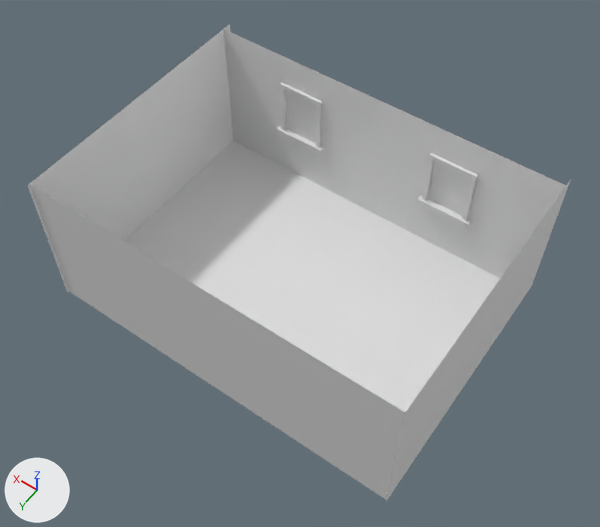
What one commit did to the Blender file SpeedShell/Assets/Blender Assets/HOUSE LEVEL.blend.
The view is the same before and after, from a camera (50 mm lens) standing at (-136.0, 185.0, 313.0) and looking at (-7.0, 5.0, 29.0). The axes (+X, +Y, +Z) are drawn at lower left. The lights are the same throughout.
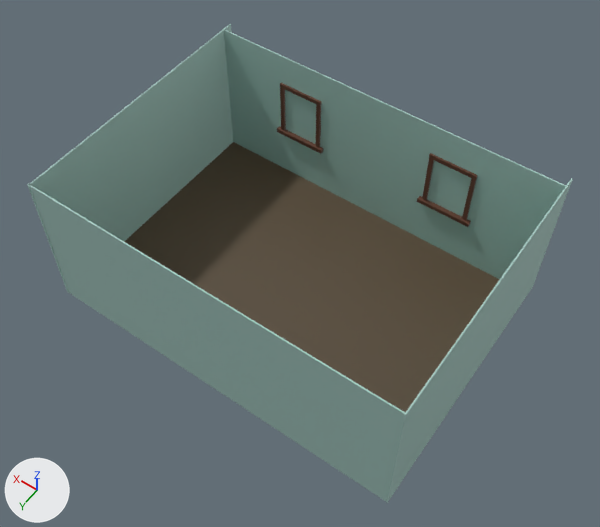
Diff of the bpy script that builds the scene:
```diff
--- a/SpeedShell/Assets/Blender Assets/HOUSE LEVEL.blend.py
+++ b/SpeedShell/Assets/Blender Assets/HOUSE LEVEL.blend.py
@@ me_plane_009 @@
 # used by ob_plane_009; location = (-2.6, -0.1, -0.6); scale = (87.1, 61.5, 61.5)
-me_plane_009.from_pydata(...)  # 4 vertices, 1 face; spans x -1.0..1.0, y -1.0..1.0, z 0.0
+me_plane_009.from_pydata(...)  # 8 vertices, 6 faces; spans x -1.0..1.0, y -1.0..1.0, z -0.01..0.0
+# me_plane_009 part 1: 1 face spanning x -1.0..1.0, y -1.0..1.0, z 0.0 switches from no material to mat_material_005 (brown #5a4b37)
+me_plane_009.materials.append(mat_material_005)  # brown #5a4b37
@@ me_plane_008 @@
 # used by ob_plane_008; location = (84.2, -1.8, 35.2); rotation_euler = (1.571, 0.0, 1.571), in degrees (90, 0, 90); scale = (64.4, 36.1, 61.5)
 # verts and faces of me_plane_008; kept vertices keep their numbers, new ones are numbered from 4
-me_plane_008.from_pydata(...)  # 4 vertices, 1 face; spans x -1.0..1.0, y -1.0..1.0, z 0.0
+me_plane_008.from_pydata(...)  # 8 vertices, 6 faces; spans x -1.0..1.0, y -1.0..1.0, z -0.01..0.0
+# me_plane_008 part 2
+for new, old in zip([*range(4, 8)], [*range(0, 4)]): verts[new] = verts[old] + (0.0, 0.0, -0.01)
+faces += [(4, 6, 7, 5), (0, 2, 6, 4), (0, 4, 5, 1), (1, 5, 7, 3), (2, 3, 7, 6)]
+# me_plane_008 part 3: 1 face spanning x -1.0..1.0, y -1.0..1.0, z 0.0 switches from no material to mat_material_004 (cyan #a6cac2)
+me_plane_008.materials.append(mat_material_004)  # cyan #a6cac2
@@ me_plane_007 @@
 # used by ob_plane_007; location = (-89.8, -1.8, 35.2); rotation_euler = (1.571, 0.0, 1.571), in degrees (90, 0, 90); scale = (64.4, 36.1, 61.5)
 # verts and faces of me_plane_007; kept vertices keep their numbers, new ones are numbered from 4
-me_plane_007.from_pydata(...)  # 4 vertices, 1 face; spans x -1.0..1.0, y -1.0..1.0, z 0.0
+me_plane_007.from_pydata(...)  # 8 vertices, 6 faces; spans x -1.0..1.0, y -1.0..1.0, z -0.01..0.0
+# me_plane_007 part 4
+for new, old in zip([*range(4, 8)], [*range(0, 4)]): verts[new] = verts[old] + (0.0, 0.0, -0.01)
+faces += [(4, 6, 7, 5), (0, 2, 6, 4), (0, 4, 5, 1), (1, 5, 7, 3), (2, 3, 7, 6)]
+# me_plane_007 part 5: 1 face spanning x -1.0..1.0, y -1.0..1.0, z 0.0 switches from no material to mat_material_003 (cyan #a6cac2)
+me_plane_007.materials.append(mat_material_003)  # cyan #a6cac2
@@ me_plane_006 @@
 # used by ob_plane_006; location = (-2.6, 61.7, 35.2); rotation_euler = (1.571, 0.0, 0.0), in degrees (90, 0, 0); scale = (87.1, 36.1, 61.5)
 # verts and faces of me_plane_006; kept vertices keep their numbers, new ones are numbered from 4
-me_plane_006.from_pydata(...)  # 4 vertices, 1 face; spans x -1.0..1.0, y -1.0..1.0, z 0.0
+me_plane_006.from_pydata(...)  # 8 vertices, 6 faces; spans x -1.0..1.0, y -1.0..1.0, z -0.01..0.0
+# me_plane_006 part 6
+for new, old in zip([*range(4, 8)], [*range(0, 4)]): verts[new] = verts[old] + (0.0, 0.0, -0.01)
+faces += [(4, 6, 7, 5), (0, 2, 6, 4), (0, 4, 5, 1), (1, 5, 7, 3), (2, 3, 7, 6)]
+# me_plane_006 part 7: 1 face spanning x -1.0..1.0, y -1.0..1.0, z 0.0 switches from no material to mat_material_001 (cyan #a6cac2)
+me_plane_006.materials.append(mat_material_001)  # cyan #a6cac2
@@ me_plane_005 @@
 # used by ob_plane_005; location = (-2.6, -61.4, 35.2); rotation_euler = (1.571, 0.0, 0.0), in degrees (90, 0, 0); scale = (87.1, 36.1, 61.5)
 # verts and faces of me_plane_005; kept vertices keep their numbers, new ones are numbered from 4
-me_plane_005.from_pydata(...)  # 4 vertices, 1 face; spans x -1.0..1.0, y -1.0..1.0, z 0.0
+me_plane_005.from_pydata(...)  # 8 vertices, 6 faces; spans x -1.0..1.0, y -1.0..1.0, z -0.01..0.0
+# me_plane_005 part 8
+for new, old in zip([*range(4, 8)], [*range(0, 4)]): verts[new] = verts[old] + (0.0, 0.0, -0.01)
+faces += [(4, 6, 7, 5), (0, 2, 6, 4), (0, 4, 5, 1), (1, 5, 7, 3), (2, 3, 7, 6)]
+# me_plane_005 part 9: 1 face spanning x -1.0..1.0, y -1.0..1.0, z 0.0 switches from no material to mat_material_002 (cyan #a6cac2)
+me_plane_005.materials.append(mat_material_002)  # cyan #a6cac2
@@ me_cube_102 @@
 me_cube_102.from_pydata(...)  # 8 vertices, 6 faces; spans x -1.0..1.0, y -1.0..1.0, z -1.0..1.0
+me_cube_102.materials.append(mat_material_006)  # brown #613d2d
@@ me_cube_100 @@
 me_cube_100.from_pydata(...)  # 8 vertices, 6 faces; spans x -1.0..1.0, y -1.0..1.0, z -1.0..1.0
+me_cube_100.materials.append(mat_material_007)  # brown #613d2d
@@ me_cube_099 @@
 me_cube_099.from_pydata(...)  # 8 vertices, 6 faces; spans x -1.0..1.0, y -1.0..1.0, z -1.0..1.0
+me_cube_099.materials.append(mat_material_008)  # brown #613d2d
@@ me_cube_098 @@
 me_cube_098.from_pydata(...)  # 8 vertices, 6 faces; spans x -1.0..1.0, y -1.0..1.0, z -1.0..1.0
+me_cube_098.materials.append(mat_material_010)  # brown #613d2d
@@ me_cube_097 @@
 me_cube_097.from_pydata(...)  # 8 vertices, 6 faces; spans x -1.0..1.0, y -1.0..1.0, z -1.0..1.0
+me_cube_097.materials.append(mat_material_011)  # brown #613d2d
@@ me_cube_096 @@
 me_cube_096.from_pydata(...)  # 8 vertices, 6 faces; spans x -1.0..1.0, y -1.0..1.0, z -1.0..1.0
+me_cube_096.materials.append(mat_material_012)  # brown #613d2d
@@ me_cube_095 @@
 me_cube_095.from_pydata(...)  # 8 vertices, 6 faces; spans x -1.0..1.0, y -1.0..1.0, z -1.0..1.0
+me_cube_095.materials.append(mat_material_013)  # brown #613d2d
```

What differs and where, as boxes (x1, y1, x2, y2) in the pictures (600 x 527 px):
'Plane.005', reshaped
    before: (224, 29, 566, 278)
    after: (222, 29, 566, 279)
'Plane.006', reshaped
    before: (29, 184, 405, 499)
    after: (27, 184, 405, 501)
'Plane.008', reshaped
    before: (28, 24, 233, 292)
    after: (28, 24, 233, 293)
'Plane.007', reshaped
    before: (386, 180, 571, 501)
    after: (386, 179, 573, 503)
'Cube.100', recoloured (white to brown)
    both: (417, 195, 471, 227)
'Cube.093', recoloured (white to brown)
    both: (277, 126, 324, 154)
'Cube.097', recoloured (white to brown)
    both: (429, 153, 478, 180)
'Cube.096', recoloured (grey to brown)
    both: (280, 82, 322, 106)
'Cube.098', recoloured (grey to brown)
    both: (462, 178, 477, 221)
'Cube.095', recoloured (grey to brown)
    both: (316, 104, 322, 148)
'Cube.094', recoloured (grey to brown)
    both: (280, 87, 286, 131)
part 1 of me_plane_009, recoloured (white to brown)
    both: (124, 142, 500, 412)
part 2 of me_plane_008, added
    after: (28, 24, 233, 293)
part 3 of me_plane_008, recoloured
    before: (28, 24, 233, 292)
part 4 of me_plane_007, added
    after: (386, 179, 573, 503)
part 5 of me_plane_007, recoloured
    before: (386, 180, 571, 501)
part 6 of me_plane_006, added (cyan)
    after: (27, 184, 405, 501)
part 7 of me_plane_006, recoloured
    before: (29, 184, 405, 499)
part 8 of me_plane_005, added
    after: (222, 29, 566, 279)
part 9 of me_plane_005, recoloured
    before: (224, 29, 566, 278)
